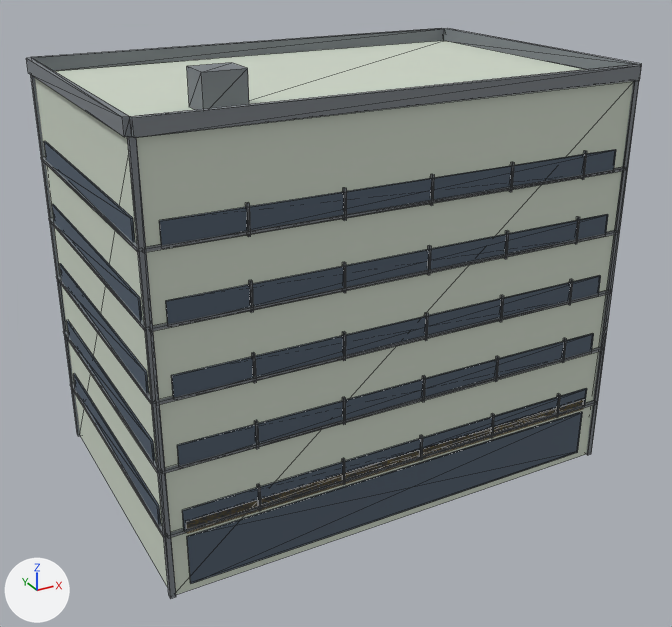
The glTF model public/buildings/lot_3x2.glb, before and after one commit.
Both versions are drawn from a 50 mm lens placed at (-8.8, -29.9, 26.0), pointed at (11.0, 6.0, 8.0). The lights are fixed; the arrows at lower left show +X, +Y and +Z. The first picture is the older version. Mesh edges are drawn as thin lines. Vertices at exactly the same position are counted once.

In view in the first picture: 'lot_3x2'.
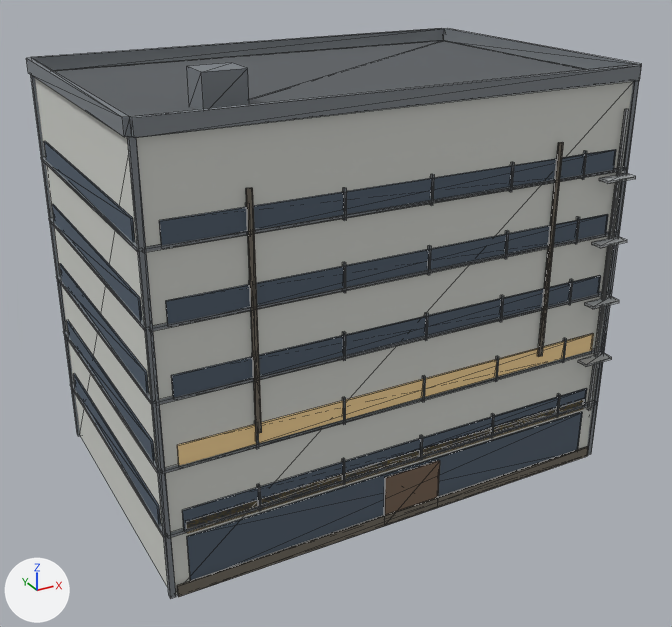
Patch to the scene script:
```diff
--- a/public/buildings/lot_3x2.glb.py
+++ b/public/buildings/lot_3x2.glb.py
@@ mat_lot_3x2_door @@
+mat_lot_3x2_door = principled_material('lot_3x2_door')
+mat_lot_3x2_door.base_color = (0.18, 0.12, 0.08)  # brown #766150
+mat_lot_3x2_door.roughness = 0.85
@@ mat_lot_3x2_lit_glass @@
+mat_lot_3x2_lit_glass = principled_material('lot_3x2_lit_glass')
+mat_lot_3x2_lit_glass.base_color = (0.95, 0.68, 0.32)  # beige #f9d799
+mat_lot_3x2_lit_glass.roughness = 0.85
@@ mat_lot_3x2_metal @@
+mat_lot_3x2_metal = principled_material('lot_3x2_metal')
+mat_lot_3x2_metal.base_color = (0.44, 0.46, 0.47)  # grey #b1b5b6
+mat_lot_3x2_metal.roughness = 0.85
@@ mat_lot_3x2_roof_felt @@
+mat_lot_3x2_roof_felt = principled_material('lot_3x2_roof_felt')
+mat_lot_3x2_roof_felt.base_color = (0.1, 0.11, 0.12)  # dark grey #595d61
+mat_lot_3x2_roof_felt.roughness = 0.85
@@ mat_lot_3x2_dirt @@
+mat_lot_3x2_dirt = principled_material('lot_3x2_dirt')
+mat_lot_3x2_dirt.base_color = (0.16, 0.14, 0.11)  # brown #6f695d
+mat_lot_3x2_dirt.roughness = 0.85
@@ me_lot_3x2 @@
 # used by ob_lot_3x2; location = (0.0, 0.0, 0.0)
-me_lot_3x2.from_pydata(...)  # 604 vertices, 924 faces; spans x -0.2..22.8, y -0.2..14.8, z 0.0..20.5
+me_lot_3x2.from_pydata(...)  # 692 vertices, 1056 faces; spans x -0.2..22.8, y -0.8..14.8, z 0.0..20.5
+# me_lot_3x2 part 1: a new loose piece, a box spanning x 0.2..22.3, y 0.2..14.3, z 19.01..19.05, in mat_lot_3x2_roof_felt (dark grey #595d61)
+# me_lot_3x2 part 2: a new loose piece, a box spanning x 10.125..13.05, y -0.12..-0.02, z 0.0..2.55, in mat_lot_3x2_door (brown #766150)
+# me_lot_3x2 part 3: a new loose piece, a box spanning x 0.2..22.3, y -0.18..-0.1, z 0.0..0.55, in mat_lot_3x2_dirt (brown #6f695d)
+# me_lot_3x2 part 4: a new loose piece, a box spanning x 3.93..4.17, y -0.19..-0.11, z 6.65..16.72, in mat_lot_3x2_dirt (brown #6f695d)
+# me_lot_3x2 part 5: a new loose piece, a box spanning x 18.33..18.57, y -0.19..-0.11, z 6.65..16.72, in mat_lot_3x2_dirt (brown #6f695d)
+# me_lot_3x2 part 6: a new loose piece, a box spanning x 21.95..22.09, y -0.23..-0.12, z 2.8..17.8, in mat_lot_3x2_metal (grey #b1b5b6)
+# me_lot_3x2 part 7: a new loose piece, a box spanning x 20.85..22.5, y -0.75..-0.2, z 5.75..5.87, in mat_lot_3x2_metal (grey #b1b5b6)
+# me_lot_3x2 part 8: a new loose piece, a box spanning x 20.85..22.5, y -0.75..-0.2, z 8.75..8.87, in mat_lot_3x2_metal (grey #b1b5b6)
+# me_lot_3x2 part 9: a new loose piece, a box spanning x 20.85..22.5, y -0.75..-0.2, z 11.75..11.87, in mat_lot_3x2_metal (grey #b1b5b6)
+# me_lot_3x2 part 10: a new loose piece, a box spanning x 20.85..22.5, y -0.75..-0.2, z 14.75..14.87, in mat_lot_3x2_metal (grey #b1b5b6)
+# me_lot_3x2 part 11: 24 faces spanning x 0.7..22.6, y -0.1..13.8, z 6.0..7.0 switch from mat_lot_3x2_glass (greyish blue #505d6c) to mat_lot_3x2_lit_glass (beige #f9d799)
+# other edits to the shape of me_lot_3x2 do not show in these pictures
 me_lot_3x2.materials.append(mat_lot_3x2)
@@ me_lot_3x2 @@
 me_lot_3x2.materials.append(mat_lot_3x2_sign)
+me_lot_3x2.materials.append(mat_lot_3x2_roof_felt)  # dark grey #595d61
+me_lot_3x2.materials.append(mat_lot_3x2_door)  # brown #766150
+me_lot_3x2.materials.append(mat_lot_3x2_dirt)  # brown #6f695d
+me_lot_3x2.materials.append(mat_lot_3x2_metal)  # grey #b1b5b6
```

Boxes (x1, y1, x2, y2) around the edits, measured in the pictures (672 x 627 px):
part 1 of me_lot_3x2, added
    after: (53, 40, 586, 116)
part 2 of me_lot_3x2, added (brown)
    after: (384, 460, 440, 515)
part 3 of me_lot_3x2, added
    after: (177, 446, 589, 597)
part 4 of me_lot_3x2, added
    after: (246, 187, 262, 434)
part 5 of me_lot_3x2, added
    after: (538, 142, 564, 357)
part 6 of me_lot_3x2, added
    after: (587, 109, 629, 410)
part 7 of me_lot_3x2, added
    after: (578, 353, 612, 367)
part 8 of me_lot_3x2, added
    after: (585, 296, 619, 309)
part 9 of me_lot_3x2, added
    after: (592, 237, 627, 248)
part 10 of me_lot_3x2, added
    after: (599, 173, 636, 184)
part 11 of me_lot_3x2, recoloured
    both: (177, 333, 594, 465)
